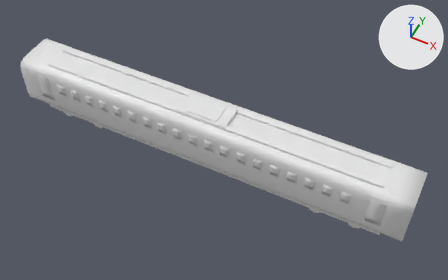
Before and after pictures for a commit that changed the glTF model Web/CityView/public/models/trains/n700st-car.glb.
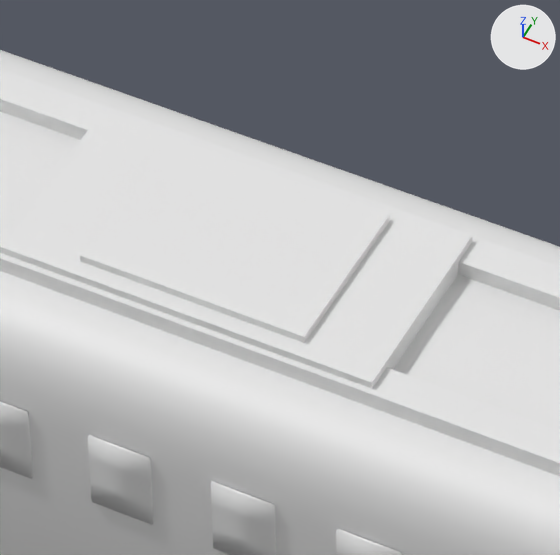
Old and new are each drawn whole from a camera (50 mm lens) standing at (11.8, -21.53, 28.77) and looking at (0.98, 0.12, 1.7) and again close up on the part from 40% to 56% of the width and 28% to 53% of the height. Arrows for +X, +Y and +Z are at upper right; the lights stay in place. The last two pictures show the newer version. Vertices at exactly the same position are counted once.

The older version as bpy lines, for what is in view:
```python
me_thsr_n700st_intermediate_car = bpy.data.meshes.new('THSR N700ST intermediate car')
me_thsr_n700st_intermediate_car.from_pydata(...)  # 1558 vertices, 2616 faces; spans x -12.2..12.2, y -1.5..1.5, z 0.0..4.0
ob_thsr_n700st_intermediate_car = bpy.data.objects.new('THSR N700ST intermediate car', me_thsr_n700st_intermediate_car)
ob_thsr_n700st_intermediate_car.location = (0.0, 0.0, 0.0)
```
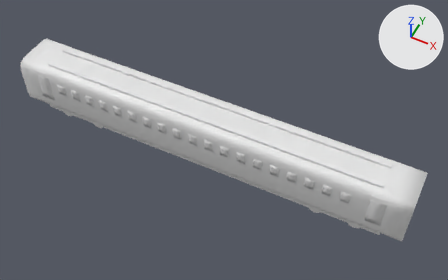
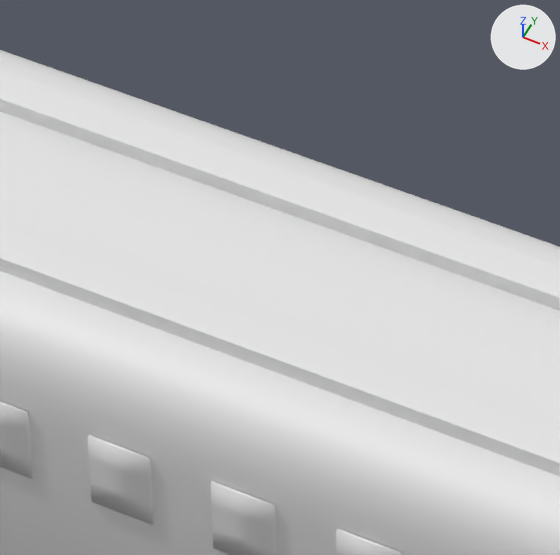
Changed parts and their boxes [x1, y1, x2, y2] in the close-ups (560 x 555 px):
part 1 of me_thsr_n700st_intermediate_car, deleted: before [0, 106, 472, 388]
part 2 of me_thsr_n700st_intermediate_car, deleted: before [80, 137, 390, 343]

The change in detail:
me_thsr_n700st_intermediate_car is used by ob_thsr_n700st_intermediate_car; location (0.0, 0.0, 0.0).
me_thsr_n700st_intermediate_car had 1558 vertices, 2616 faces and spanned x -12.2..12.2, y -1.5..1.5, z 0.0..4.0.
me_thsr_n700st_intermediate_car now has 1542 vertices, 2592 faces and spans x -12.2..12.2, y -1.5..1.5, z 0.0..3.9.
me_thsr_n700st_intermediate_car part 1: the loose piece of 8 vertices spanning x -1.5..1.5, y -0.8..0.8, z 3.7..3.9 is deleted.
me_thsr_n700st_intermediate_car part 2: the loose piece of 8 vertices spanning x -0.9..0.9, y -0.7..0.7, z 3.9..4.0 is deleted.
